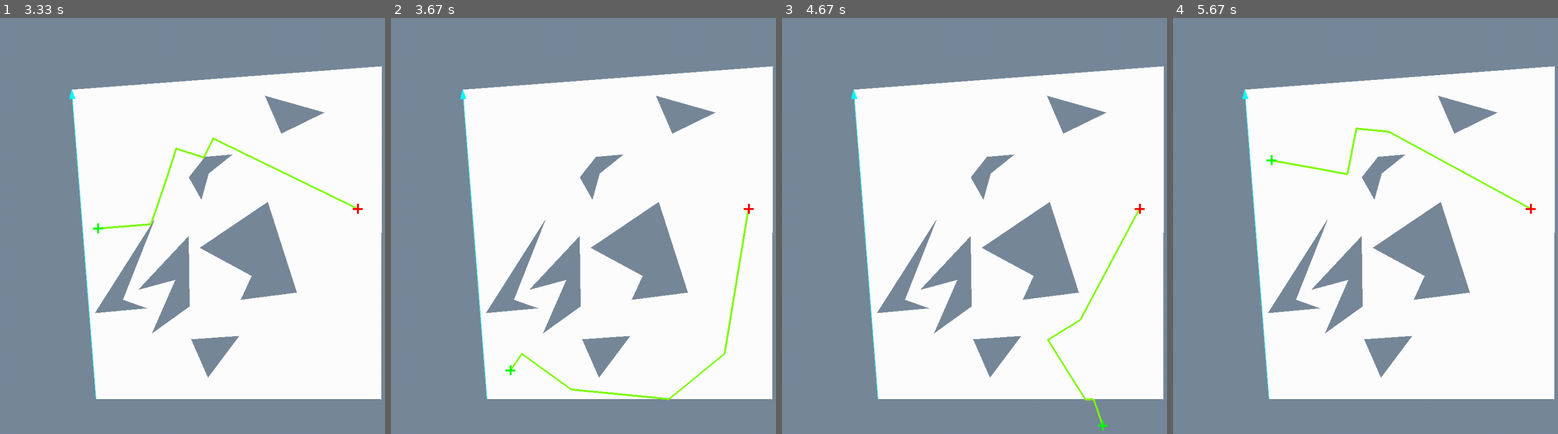
Above: before the commit, frames 1-4 (left to right).
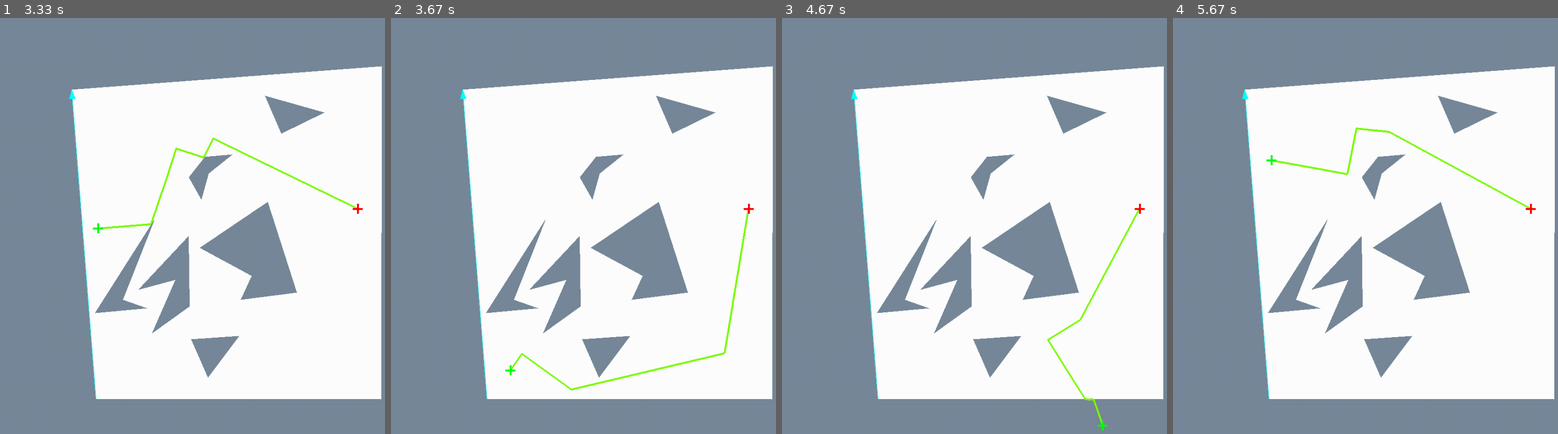
Above: after the commit, the same moments.

Repository: DoYouEvenStackSmash/planning-algorithms-exercises
Game: pygame game, started from src/ch5/random-dense-tree/rdt-demo.py
The game is run twice, just before and just after one commit, with the same random seed, the same clock (stepped at 60 frames per second) and the same inputs.
Inputs (mouse positions are in pixels of both pictures, inside the frame that each line leads up to):
- Up to frame 1 (3.33 s): move the mouse to (227, 313) at 0.37 s; move the mouse to (157, 367) at 0.93 s; move the mouse to (115, 400) at 1.28 s; move the mouse to (361, 80) at 1.88 s; move the mouse to (96, 226) at 2.62 s
- Up to frame 2 (3.67 s): move the mouse to (510, 371) at 3.48 s
- Up to frame 3 (4.67 s): move the mouse to (1101, 425) at 4.45 s
- Up to frame 4 (5.67 s): move the mouse to (1269, 159) at 5.48 s

Frame 1 is identical in both runs. In frame 2, 0.5% of the frame differs, in the area x 47-92%, y 55-92%; in frame 3, less than 0.1%; in frame 4, nothing differs.

Commit message:
added more performance improvements

Diff:
--- a/src/ch5/random-dense-tree/rdt-demo.py
+++ b/src/ch5/random-dense-tree/rdt-demo.py
@@ -49,7 +49,7 @@
                 )
             else:
                 n = obstacle_vertex_list[f2[0]].pt
-            if dist(tpt, n) < 1:
+            if dist(tpt, n) < 6:
                 i += 1
                 continue
 
@@ -88,9 +88,6 @@
                     pafn.frame_draw_line(screen, (p1, p2), pafn.colors["red"])
             # compute the path between start and goal
             pth = get_path(build_inverted_tree(list(edge_set), 0), 0, len(vlist) - 1)
-
-
-
             # for e in pth:
 
             for j, p in enumerate(pth):
